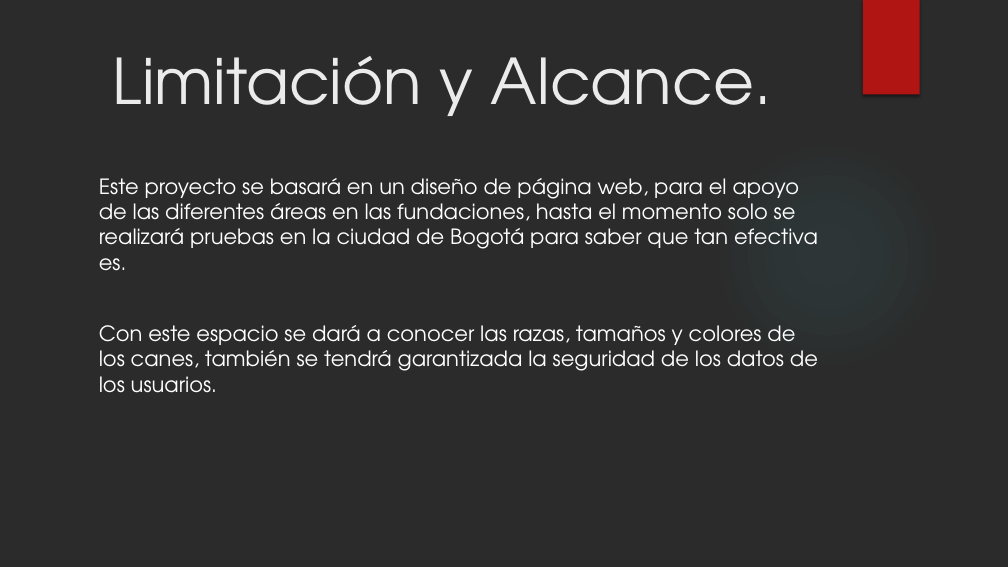
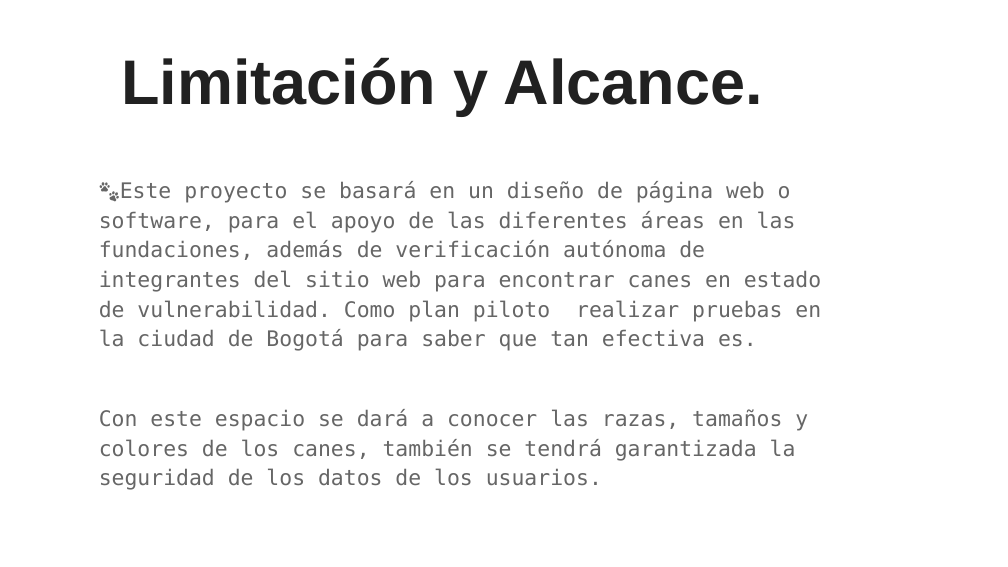
Before and after one commit to ValentinaB13/Proyecto, a slide deck: slide 7 of Guard Dogs Proyecto.pptx. Drawn at 1008x567 pixels with LibreOffice and Linux fonts; fonts in the diff are those of the drawing; background and template pictures are left out; a plain dark background stands for a picture behind light text. Boxes give left, top, right and bottom in pixels: in the first picture for what was removed or moved away, otherwise in the second. Text is boxed around its words. In the diff, an @@ line names an element or a change of style, - is before the commit and + after.

```diff
--- a/Guard Dogs Proyecto.pptx
+++ b/Guard Dogs Proyecto.pptx
@@ background picture (left out) to #FFFFFF @@
@@ rectangle removed at box(863, 0, 920, 95) @@
@@ title "Limitación y Alcance." at box(121, 57, 763, 115): font TeX Gyre Adventor to Arial, text colour #EBEBEB to #212121, bold on @@
@@ ellipse removed at box(712, 138, 944, 371) @@
@@ text at box(99, 181, 821, 351): text changed; size 20 to 20.4 pt; font TeX Gyre Adventor to DejaVu Sans Mono; text colour #FFFFFF to #666666 @@
-Este proyecto se basará en un diseño de página web, para el apoyo de las diferentes áreas en las fundaciones, hasta el momento solo se realizará pruebas en la ciudad de Bogotá para saber que tan efectiva es.
+🐾Este proyecto se basará en un diseño de página web o software, para el apoyo de las diferentes áreas en las fundaciones, además de verificación autónoma de integrantes del sitio web para encontrar canes en estado de vulnerabilidad. Como plan piloto realizar pruebas en la ciudad de Bogotá para saber que tan efectiva es.
@@ text at box(99, 409, 808, 490): size 20 to 20.4 pt, font TeX Gyre Adventor to DejaVu Sans Mono, text colour #FFFFFF to #666666 in "Con este espacio se dará a conocer ..."; line spacing 1 to 1.15 @@
```
Also in this commit, not shown: 17 other slides changed, 13 slides added, 7 slides removed.
